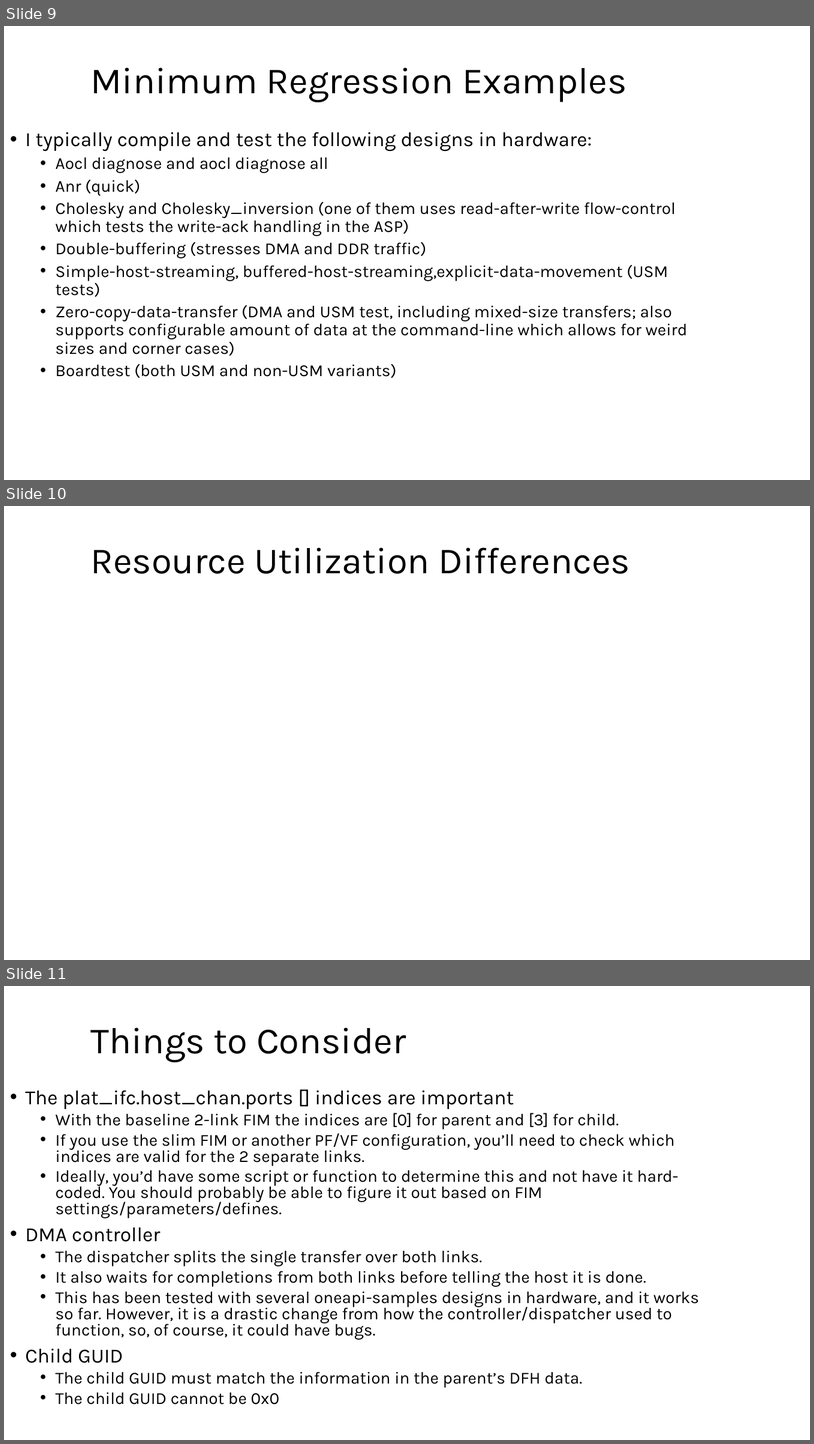
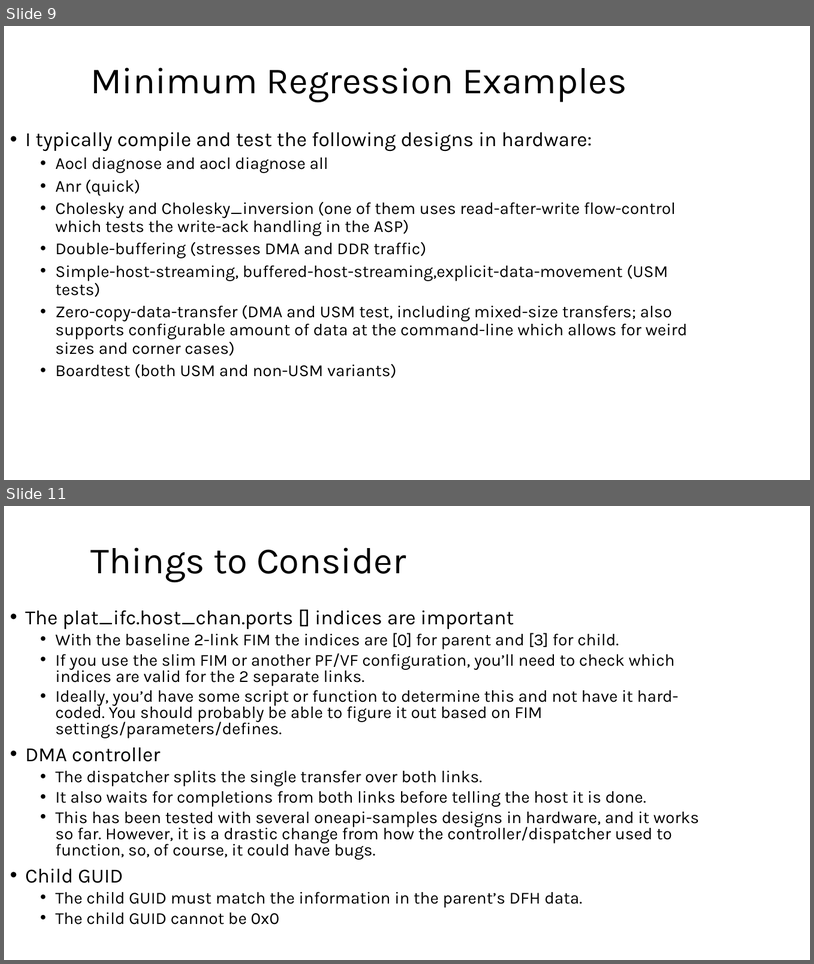
Before and after one commit to DouglasGroen/oneapi-asp, a slide deck: iseries-dk_2link/docs/ofs-asp-multilink-info.pptx. Shown one above the other, each under a label of ours: slides 9, 10 and 11 before the commit, slides 9 and 11 after it; the slides between them are not shown. The pictures are 814x1444 and 814x964 pixels, drawn with LibreOffice and Linux fonts; fonts in the diff are those of the drawing. Boxes give left, top, right and bottom in pixels: in the first picture for what was removed or moved away, otherwise in the second. Text is boxed around its words. In the diff, an @@ line names an element or a change of style, - is before the commit and + after.

```diff
--- a/iseries-dk_2link/docs/ofs-asp-multilink-info.pptx
+++ b/iseries-dk_2link/docs/ofs-asp-multilink-info.pptx
@@ slide 10 removed at (4,506,810,960), background #FFFFFF @@
@@ title removed at (91,547,630,574) @@
-Resource Utilization Differences
```
Also in this commit, not shown: 1 slide added, 1 other slide removed.
